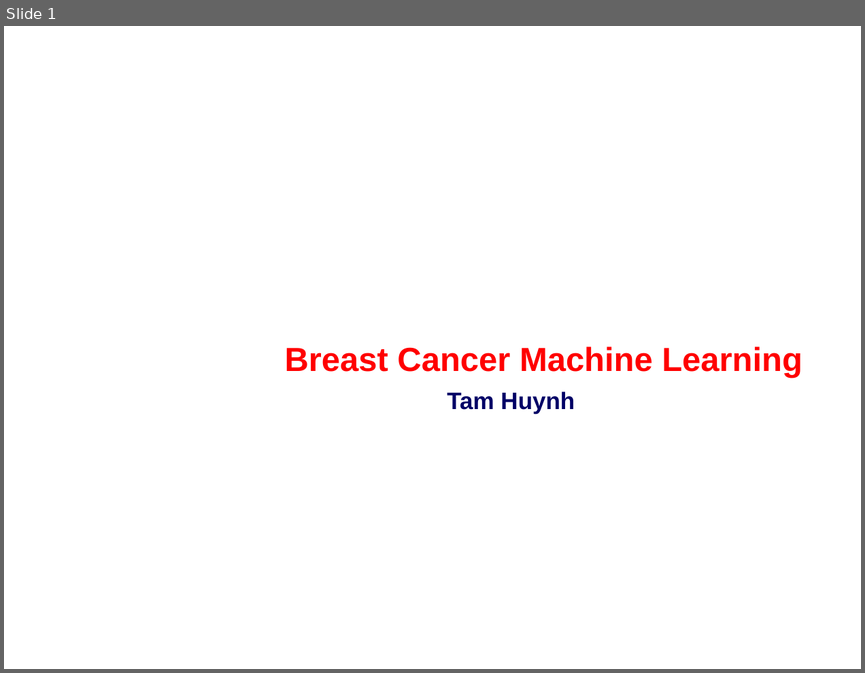
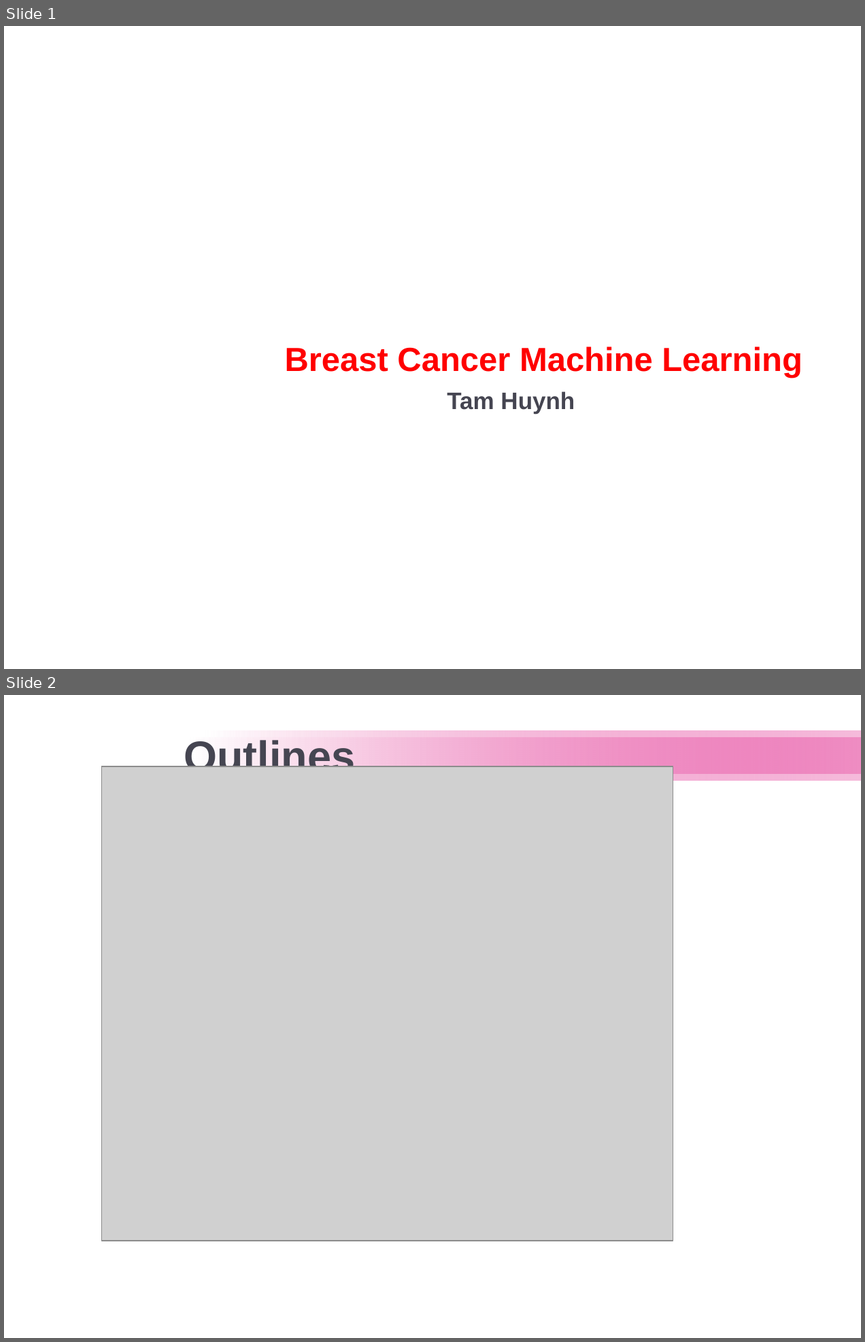
Before and after one commit to tamhuynh92/Machine-Learning-Project, a slide deck: Breast Cancer.ppt. Shown one above the other, each under a label of ours: slide 1 before the commit, slides 1 and 2 after it. The pictures are 865x673 and 865x1342 pixels, drawn with LibreOffice and Linux fonts; fonts in the diff are those of the drawing; grey boxes stand for pictures; background and template pictures are left out. Boxes give left, top, right and bottom in pixels: in the first picture for what was removed or moved away, otherwise in the second. Text is boxed around its words. In the diff, an @@ line names an element or a change of style, - is before the commit and + after.

```diff
--- a/Breast Cancer.ppt
+++ b/Breast Cancer.ppt
@@ slide 2 added at [4, 695, 861, 1338], background picture (left out) @@
@@ rectangle added at [204, 731, 861, 781], fill gradient #FFFFFF to #E32D91 @@
@@ title added at [184, 737, 356, 767], 36 pt, text #454551, bold @@
+Outlines
@@ rectangle added at [190, 738, 861, 774], fill gradient #FFFFFF to #E32D91 @@
@@ picture added at [102, 766, 673, 1240] @@
@@ slide 1 changed as well @@
@@ subtitle "Tam Huynh" at [447, 391, 575, 414]: text colour #000066 to #454551 @@
```
Also in this commit, not shown: 21 other slides changed, 3 other slides added, 1 slide removed.
